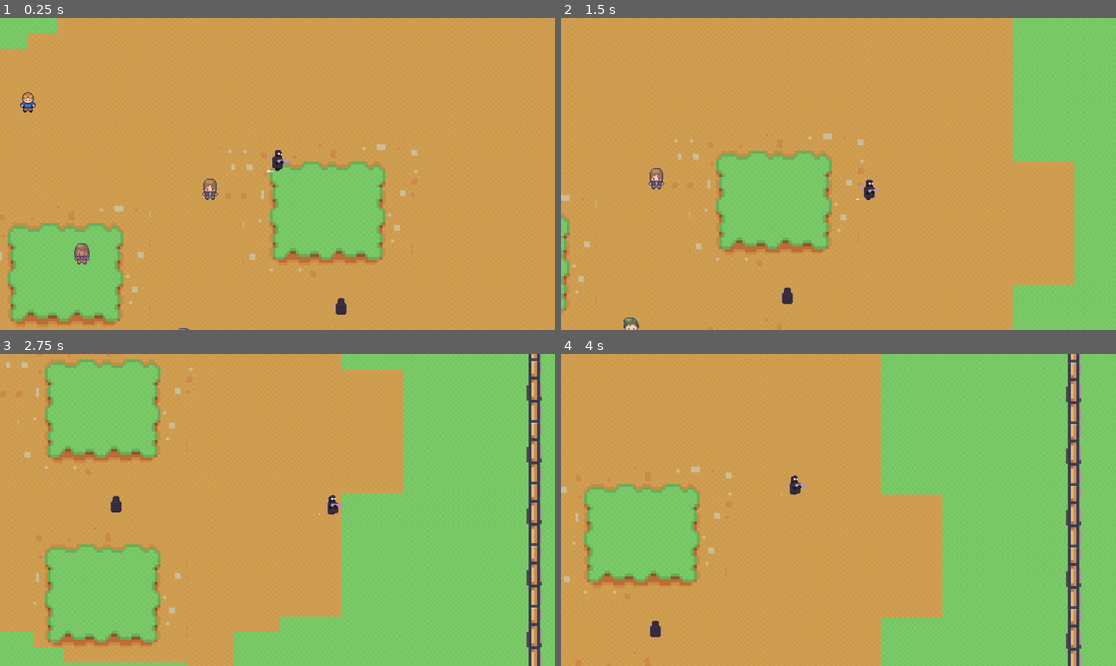
Above: before the commit, frames 1-4 (two rows, left to right).
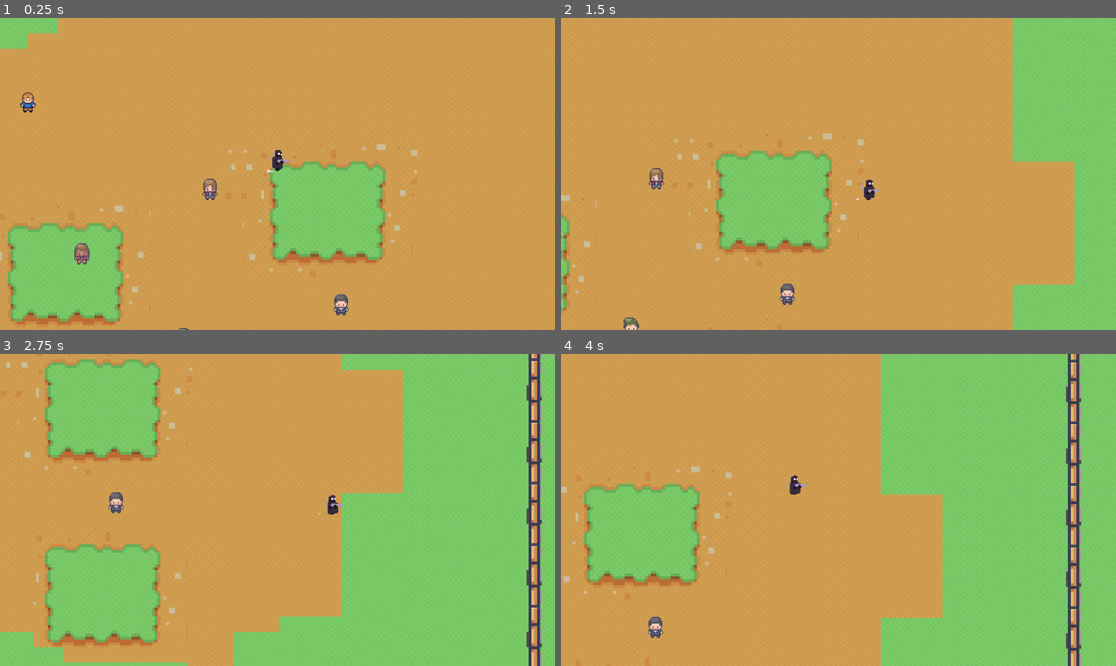
Above: after the commit, the same moments.

Repository: PieFlavr/Spring-2025-Hackathon
Game: Godot game, scene res://scenes/game.tscn
Same seed, same stepped clock (60 frames per second), same inputs: the game is played once before the commit and once after it.
Inputs:
- Up to frame 1 (0.25 s): no input
- Up to frame 2 (1.5 s): tap Enter (ui_accept) at 0.5, 1.35 s; hold Right (ui_right) 0.53-1.28 s; hold Enter (ui_accept) 0.53-1.28 s; hold Down (ui_down) from 1.28 s (still down)
- Up to frame 3 (2.75 s): tap Enter (ui_accept) at 1.52, 1.82 s; release Down (ui_down) at 2.03 s; hold Right (ui_right) from 2.03 s (still down); hold Enter (ui_accept) from 2.03 s (still down)
- Up to frame 4 (4 s): release Right (ui_right) at 2.78 s; release Enter (ui_accept) at 2.78 s; hold Up (ui_up) 2.78-3.53 s; tap Enter (ui_accept) at 2.85, 3.02, 3.32 s; hold Left (ui_left) from 3.53 s (still down); hold Enter (ui_accept) from 3.53 s (still down)

The runs differ from the first frame. In frame 1, 0.1% of the frame differs, in the area x 60-63%, y 88-96%; in frame 2, 0.1%, in the area x 39-43%, y 85-92%; in frame 3, 0.1%; in frame 4, 0.1%.

Commit message:
Fixed wormood

Diff:
--- /dev/null
+++ b/scenes/area_2d_wormwood.gd
@@ -0,0 +1,16 @@
+extends Area2D
+
+@onready var conversation_menu: Control = %ConversationMenu
+
+func _on_body_entered(body: Node2D) -> void:
+	if body.name == "Player":
+		conversation_menu.displayQuestion("Test wormwood", ["Two", "Three"], "Wormwood")
+
+
+
+
+
+
+func _on_body_exited(body: Node2D) -> void:
+	conversation_menu.closeMenu()
+	print("Now closing menu")
--- a/scenes/game.tscn
+++ b/scenes/game.tscn
@@ -9,6 +9,7 @@
 [ext_resource type="Texture2D" uid="uid://dt3nands3r7xw" path="res://Assets/SERENE_VILLAGE_REVAMPED/RPG_MAKER_MV/Terrains_TILESET_B-C-D-E.png" id="6_dinhu"]
 [ext_resource type="PackedScene" uid="uid://yyr5tv24fsar" path="res://scenes/npc_tanya.tscn" id="8_0tnpc"]
 [ext_resource type="Script" uid="uid://clqysyuokik4y" path="res://scripts/area_2d_tanya.gd" id="8_dinhu"]
+[ext_resource type="Script" uid="uid://ceikfhcfb4bsc" path="res://scenes/area_2d_wormwood.gd" id="8_ssvqc"]
 [ext_resource type="PackedScene" uid="uid://cbphweclp0vy7" path="res://scenes/npc_Croakie.tscn" id="9_0tnpc"]
 [ext_resource type="PackedScene" uid="uid://ddai7g0hxjg3w" path="res://scenes/NPC_2Riley.tscn" id="9_vtaks"]
 [ext_resource type="Script" uid="uid://br276joenxyhl" path="res://scripts/area_2d_riley.gd" id="11_ca42v"]
@@ -132,6 +133,14 @@
 
 [node name="NPC_Wormwood" parent="." instance=ExtResource("3_lbhrr")]
 position = Vector2(88, 120)
+script = null
+
+[node name="Area2D2" type="Area2D" parent="NPC_Wormwood"]
+script = ExtResource("8_ssvqc")
+
+[node name="CollisionShape2D" type="CollisionShape2D" parent="NPC_Wormwood/Area2D2"]
+position = Vector2(0, -11)
+shape = SubResource("CircleShape2D_kvuet")
 
 [node name="NPC_Tanya" parent="." instance=ExtResource("8_0tnpc")]
 position = Vector2(-48, 0)
@@ -193,6 +202,9 @@
 position = Vector2(-103, 57)
 shape = SubResource("CircleShape2D_rysoc")
 
+[connection signal="body_entered" from="NPC_Wormwood/Area2D2" to="NPC_Wormwood/Area2D2" method="_on_body_entered"]
+[connection signal="body_exited" from="NPC_Wormwood/Area2D2" to="." method="_on_area_2d_2_body_exited"]
+[connection signal="body_exited" from="NPC_Wormwood/Area2D2" to="NPC_Wormwood/Area2D2" method="_on_body_exited"]
 [connection signal="body_entered" from="NPC_Tanya/Area2D2" to="NPC_Tanya/Area2D2" method="_on_body_entered"]
 [connection signal="body_exited" from="NPC_Tanya/Area2D2" to="." method="_on_area_2d_2_body_exited"]
 [connection signal="body_exited" from="NPC_Tanya/Area2D2" to="NPC_Tanya/Area2D2" method="_on_body_exited"]
--- a/scenes/npc_wormwood.tscn
+++ b/scenes/npc_wormwood.tscn
@@ -1,23 +1,41 @@
-[gd_scene load_steps=4 format=3 uid="uid://du23gci7nfgx7"]
+[gd_scene load_steps=6 format=3 uid="uid://du23gci7nfgx7"]
 
 [ext_resource type="Script" uid="uid://bg531pkdd760" path="res://scripts/npc_wormwood.gd" id="1_whjrs"]
-[ext_resource type="Texture2D" uid="uid://66epnbje1kjg" path="res://Assets/Bot Wheel/static idle.png" id="2_684ss"]
+[ext_resource type="Texture2D" uid="uid://bflcpg4ywp1v" path="res://Assets/Modern tiles_Free/Characters_free/Bob_idle_16x16.png" id="2_whjrs"]
 
-[sub_resource type="CircleShape2D" id="CircleShape2D_bxnst"]
+[sub_resource type="RectangleShape2D" id="RectangleShape2D_xsodj"]
+size = Vector2(14, 20)
 
-[node name="NPC_Wormwood" type="Area2D"]
+[sub_resource type="AtlasTexture" id="AtlasTexture_45q11"]
+atlas = ExtResource("2_whjrs")
+region = Rect2(48, 0, 16, 32)
+
+[sub_resource type="SpriteFrames" id="SpriteFrames_qlpcn"]
+animations = [{
+"frames": [{
+"duration": 1.0,
+"texture": SubResource("AtlasTexture_45q11")
+}],
+"loop": true,
+"name": &"default",
+"speed": 5.0
+}]
+
+[node name="NPC_Wormwood" type="CharacterBody2D"]
 script = ExtResource("1_whjrs")
 
-[node name="Sprite2D" type="Sprite2D" parent="."]
-position = Vector2(36, -13)
-texture = ExtResource("2_684ss")
-
 [node name="CollisionShape2D" type="CollisionShape2D" parent="."]
-position = Vector2(0, -10)
-shape = SubResource("CircleShape2D_bxnst")
+position = Vector2(0, -11)
+shape = SubResource("RectangleShape2D_xsodj")
 
 [node name="CanvasLayer" type="CanvasLayer" parent="."]
+visible = false
 
 [node name="Label" type="Label" parent="CanvasLayer"]
+visible = false
 offset_right = 40.0
 offset_bottom = 23.0
+
+[node name="AnimatedSprite2D" type="AnimatedSprite2D" parent="."]
+position = Vector2(0, -16)
+sprite_frames = SubResource("SpriteFrames_qlpcn")
--- a/scripts/npc_wormwood.gd
+++ b/scripts/npc_wormwood.gd
@@ -23,36 +23,36 @@
 		#interacted = true
 
 
-extends Area2D
-
-var interacted := false
-var showing_choices := false
-@onready var label = $DialogueBox/Label
-
-func _on_body_entered(body):
-	if body.name == "Player" and not interacted:
-		show_choices()
-
-func show_choices():
-	showing_choices = true
-	label.text = "Give sandwich (Z) or Debate (X)?"
-
-func _process(delta):
-	if not showing_choices or interacted:
-		return
-
-	if Input.is_action_just_pressed("ui_accept"):  # Z key
-		label.text = "He blesses you with a map!"
-		Global.has_map = true
-		interacted = true
-		showing_choices = false
-
-	elif Input.is_action_just_pressed("ui_cancel"):  # X key
-		if randf() > 0.5:
-			label.text = "You failed the debate. Lost time!"
-			Global.time_penalty(60)
-		else:
-			label.text = "You won the debate! You gain wisdom."
-			Global.has_map = true
-		interacted = true
-		showing_choices = false
+extends CharacterBody2D
+#
+#var interacted := false
+#var showing_choices := false
+#@onready var label = $DialogueBox/Label
+#
+#func _on_body_entered(body):
+	#if body.name == "Player" and not interacted:
+		#show_choices()
+#
+#func show_choices():
+	#showing_choices = true
+	#label.text = "Give sandwich (Z) or Debate (X)?"
+#
+#func _process(delta):
+	#if not showing_choices or interacted:
+		#return
+#
+	#if Input.is_action_just_pressed("ui_accept"):  # Z key
+		#label.text = "He blesses you with a map!"
+		#Global.has_map = true
+		#interacted = true
+		#showing_choices = false
+#
+	#elif Input.is_action_just_pressed("ui_cancel"):  # X key
+		#if randf() > 0.5:
+			#label.text = "You failed the debate. Lost time!"
+			#Global.time_penalty(60)
+		#else:
+			#label.text = "You won the debate! You gain wisdom."
+			#Global.has_map = true
+		#interacted = true
+		#showing_choices = false
Not shown, added: scenes/area_2d_wormwood.gd.uid
Not shown: 1 places in scenes/game.tscn that only renumber resources
